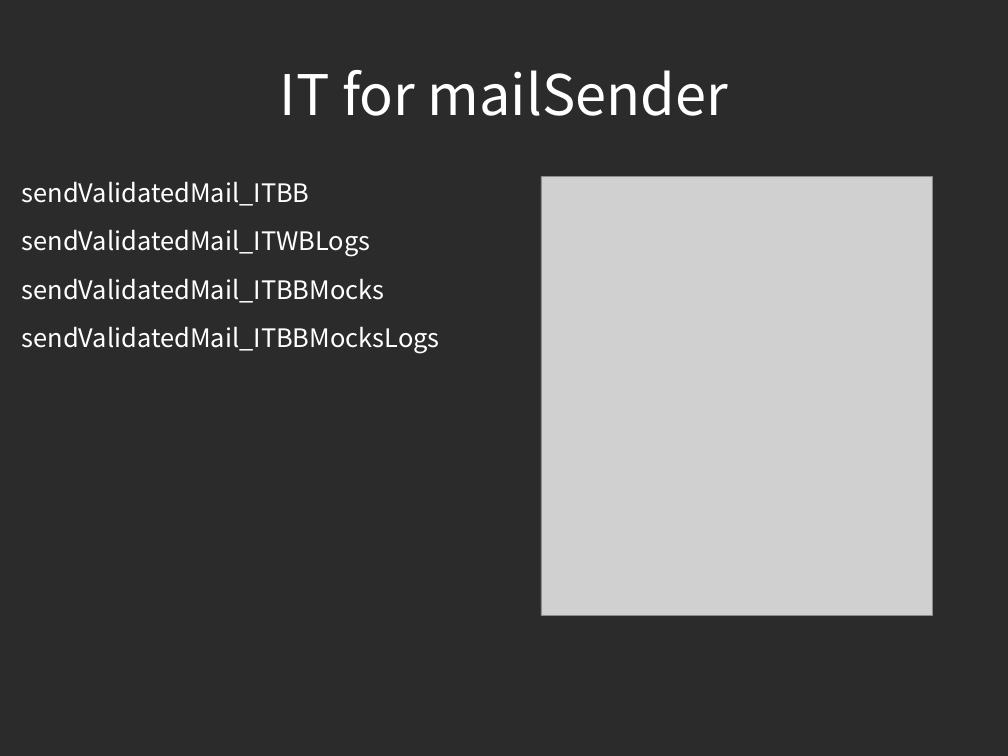
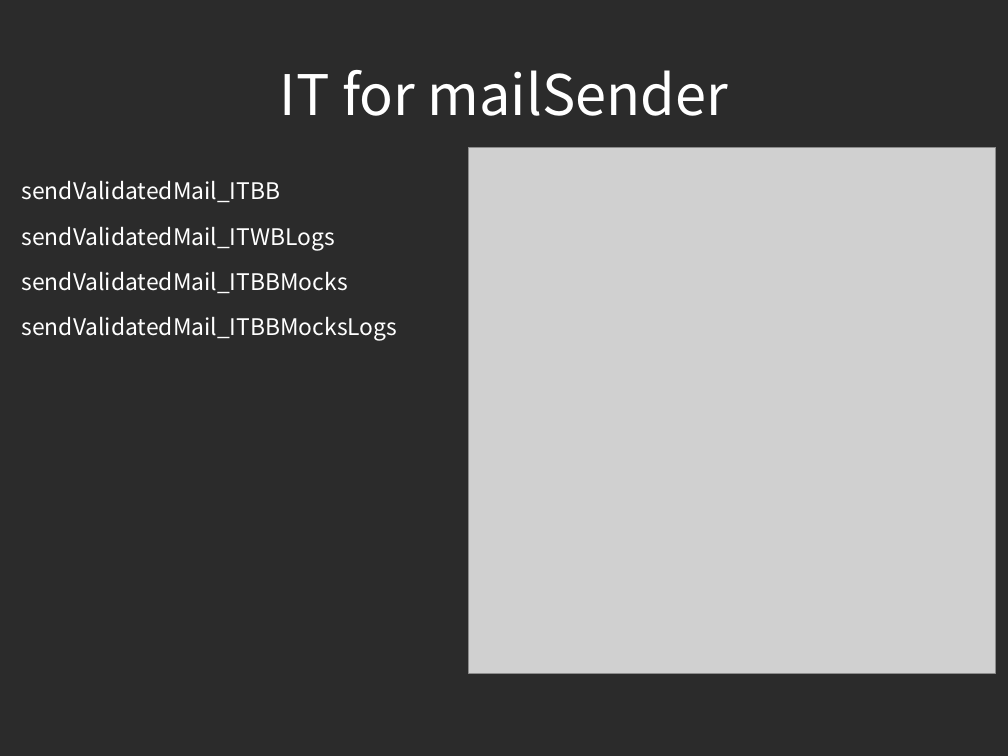
Before and after one commit to piotrek24061988/AutomaticTesting, a slide deck: slide 25 of module1/doc/AutomatedTesting2.odp. Drawn at 1008x756 pixels with LibreOffice and Linux fonts; fonts in the diff are those of the drawing; grey boxes stand for pictures; background and template pictures are left out; a plain dark background stands for a picture behind light text. Boxes give left, top, right and bottom in pixels: in the first picture for what was removed or moved away, otherwise in the second. Text is boxed around its words. In the diff, an @@ line names an element or a change of style, - is before the commit and + after.

```diff
--- a/module1/doc/AutomatedTesting2.odp
+++ b/module1/doc/AutomatedTesting2.odp
@@ picture: place and size @@
-picture at (542,177,933,615)
+picture at (468,147,996,673)
@@ text "sendValidatedMail_ITBB" at (22,180,398,341): size 20 to 18 pt @@
```
Also in this commit, not shown: 19 other slides changed.
